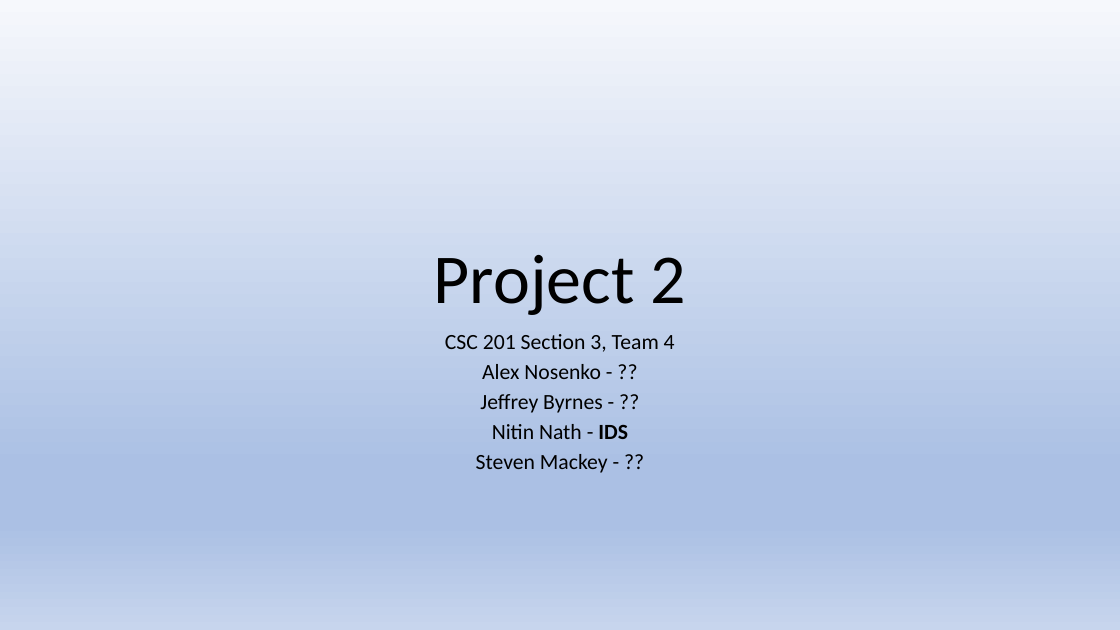
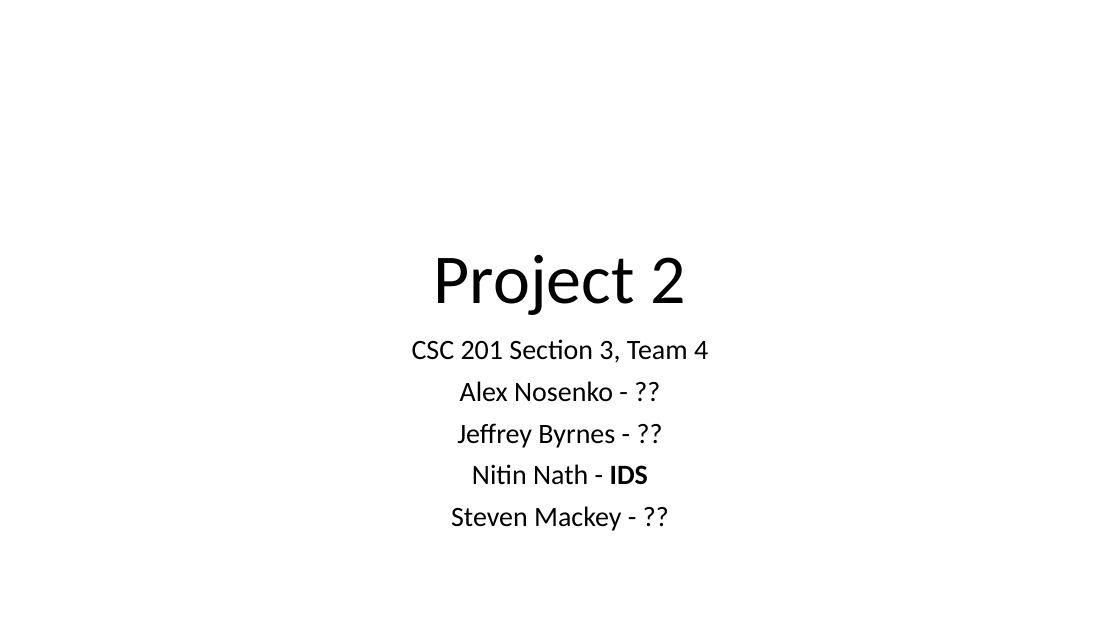
Before and after one commit to stevester94/CSC201_Project, a slide deck: slide 1 of Project2.pptx. Drawn at 1120x630 pixels with LibreOffice and Linux fonts; fonts in the diff are those of the drawing. Boxes give left, top, right and bottom in pixels: in the first picture for what was removed or moved away, otherwise in the second. Text is boxed around its words. In the diff, an @@ line names an element or a change of style, - is before the commit and + after.

```diff
--- a/Project2.pptx
+++ b/Project2.pptx
@@ background gradient #F6F8FC to #ABC0E4 to #C7D5ED to #FFFFFF @@
@@ text "CSC 201 Section 3, Team ..." at <box>412,339,708,531</box>: size 18.6 to 24 pt; line spacing 0.7 to 0.9 @@
```
Also in this commit, not shown: 10 other slides changed, 8 slides added.
